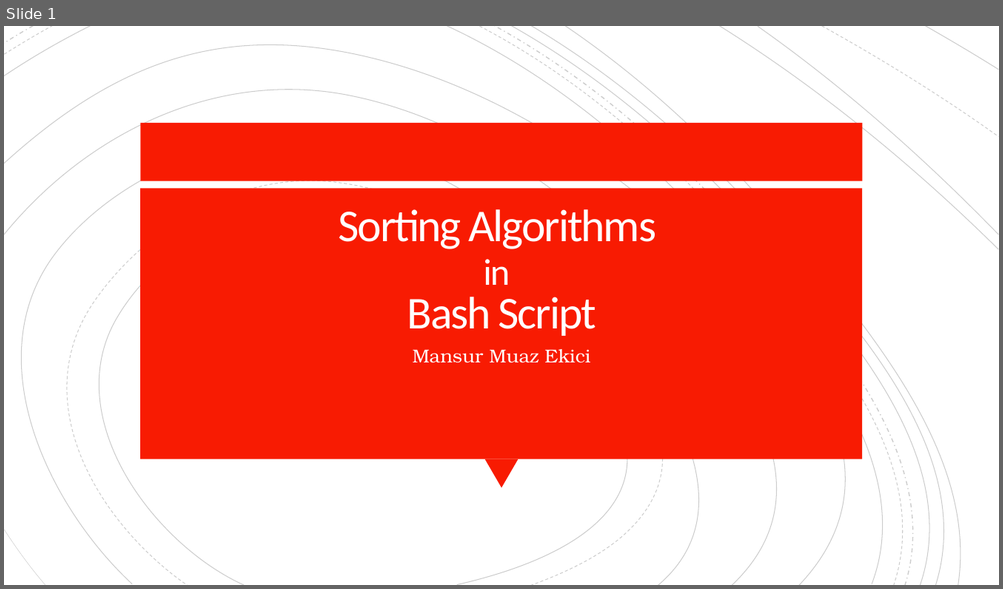
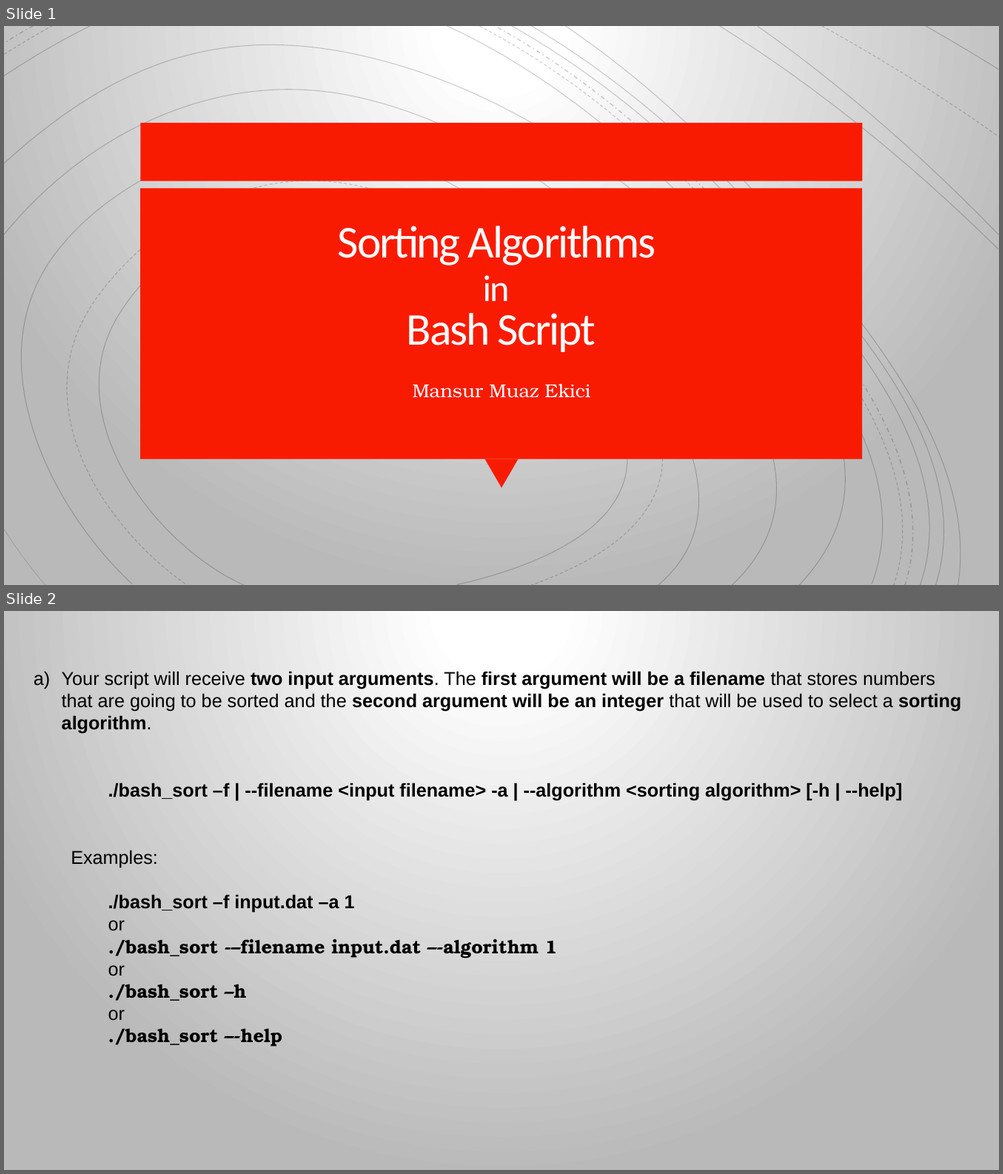
Before and after one commit to buddy-israel/Sorting-Algorithms-in-Bash-Script, a slide deck: Project_Presentation.pptx. Shown one above the other, each under a label of ours: slide 1 before the commit, slides 1 and 2 after it. The pictures are 1003x589 and 1003x1174 pixels, drawn with LibreOffice and Linux fonts; fonts in the diff are those of the drawing. Boxes give left, top, right and bottom in pixels: in the first picture for what was removed or moved away, otherwise in the second. Text is boxed around its words. In the diff, an @@ line names an element or a change of style, - is before the commit and + after.

```diff
--- a/Project_Presentation.pptx
+++ b/Project_Presentation.pptx
@@ slide 2 added at (x1=4, y1=611, x2=999, y2=1170), background gradient #FFFFFF to #B9B9B9 @@
@@ text added at (x1=62, y1=671, x2=961, y2=1047), 18 pt, text #000000, bold @@
+a) Your script will receive two input arguments. The first argument will be a filename that stores numbers that are going to be sorted and the second argument will be an integer that will be used to select a sorting algorithm.
+./bash_sort –f | --filename <input filename> -a | --algorithm <sorting algorithm> [-h | --help]
+Examples:
+    ./bash_sort –f input.dat –a 1
+    or
+    ./bash_sort -–filename input.dat –-algorithm 1
+    or
+    ./bash_sort –h
+    or
+    ./bash_sort –-help
@@ slide 1 changed as well @@
@@ background #FFFFFF to gradient #FFFFFF to #B9B9B9 @@
@@ title "Sorting Algorithms in Bash Script" moved from (x1=338, y1=210, x2=656, y2=336) to (x1=338, y1=226, x2=655, y2=352) @@
@@ subtitle "Mansur Muaz Ekici" moved from (x1=412, y1=349, x2=590, y2=363) to (x1=412, y1=384, x2=590, y2=398) @@
```
Also in this commit, not shown: 21 other slides added, 30 other files.
